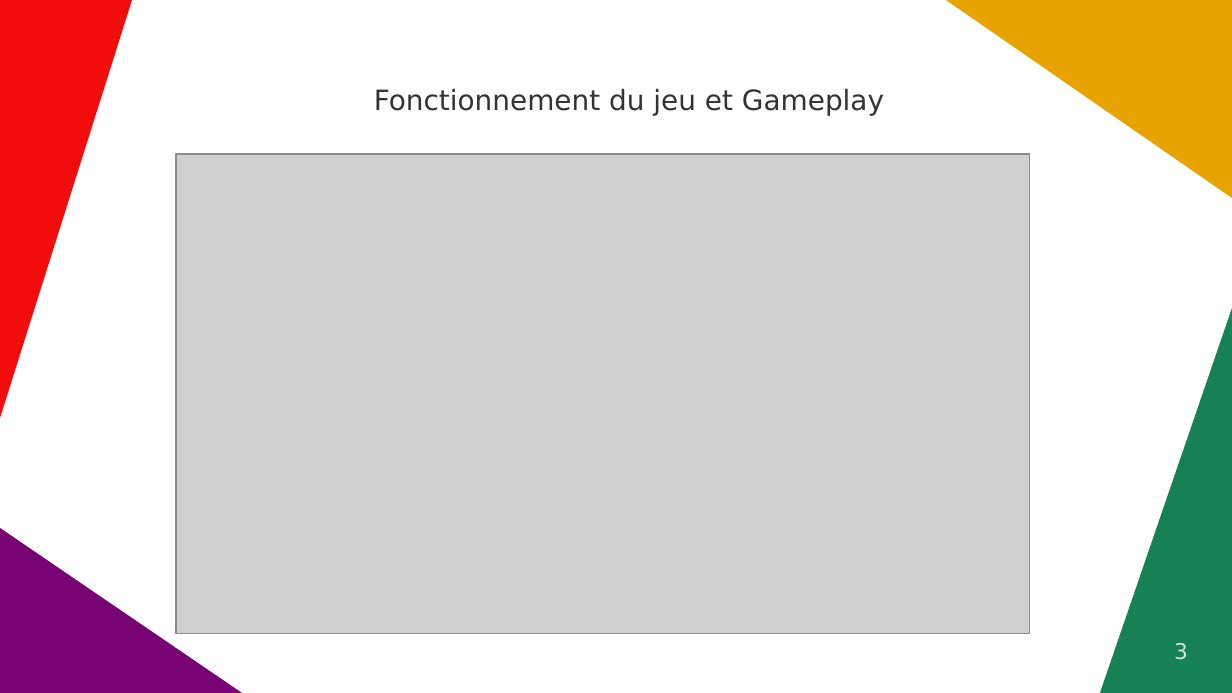
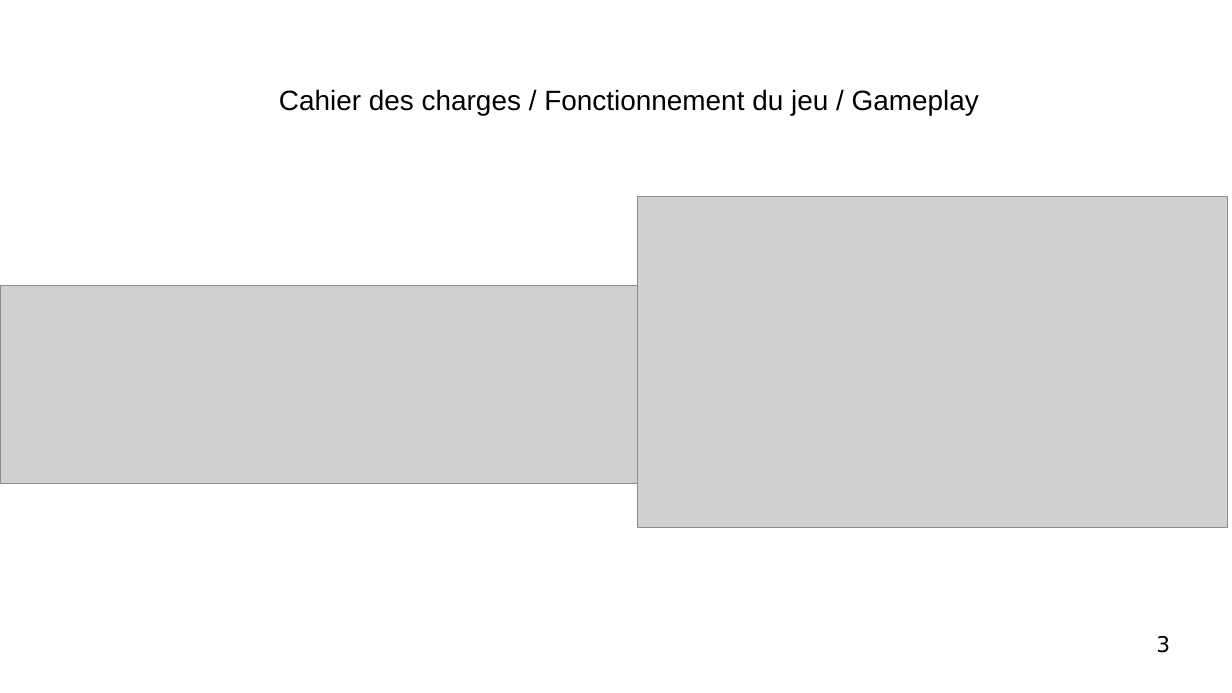
Before and after one commit to StrawPlume/MAZE-SHOOTER, a slide deck: slide 3 of rapport/diapo.odp. Drawn at 1232x693 pixels with LibreOffice and Linux fonts; fonts in the diff are those of the drawing; grey boxes stand for pictures. Boxes give left, top, right and bottom in pixels: in the first picture for what was removed or moved away, otherwise in the second. Text is boxed around its words. In the diff, an @@ line names an element or a change of style, - is before the commit and + after.

```diff
--- a/rapport/diapo.odp
+++ b/rapport/diapo.odp
@@ freeform shape removed at <box>0,0,132,418</box> @@
@@ freeform shape removed at <box>946,0,1232,198</box> @@
@@ title at <box>279,89,979,115</box>: text changed; font DejaVu Sans to Arial; text colour #333333 to #000000 @@
-Fonctionnement du jeu et Gameplay
+Cahier des charges / Fonctionnement du jeu / Gameplay
@@ picture added at <box>638,197,1228,529</box> @@
@@ picture: place and size @@
-picture at <box>176,154,1030,635</box>
+picture at <box>0,286,641,484</box>
@@ freeform shape removed at <box>1100,309,1232,693</box> @@
@@ freeform shape removed at <box>0,528,243,693</box> @@
@@ page number: place and size @@
-page number at <box>1174,643,1188,660</box>
+page number at <box>1156,636,1170,653</box>
@@ page number at <box>1156,636,1170,653</box>: text colour #DDDDDD to #000000 @@
```
Also in this commit, not shown: 8 other slides changed, 3 slides added, 3 slides removed.
